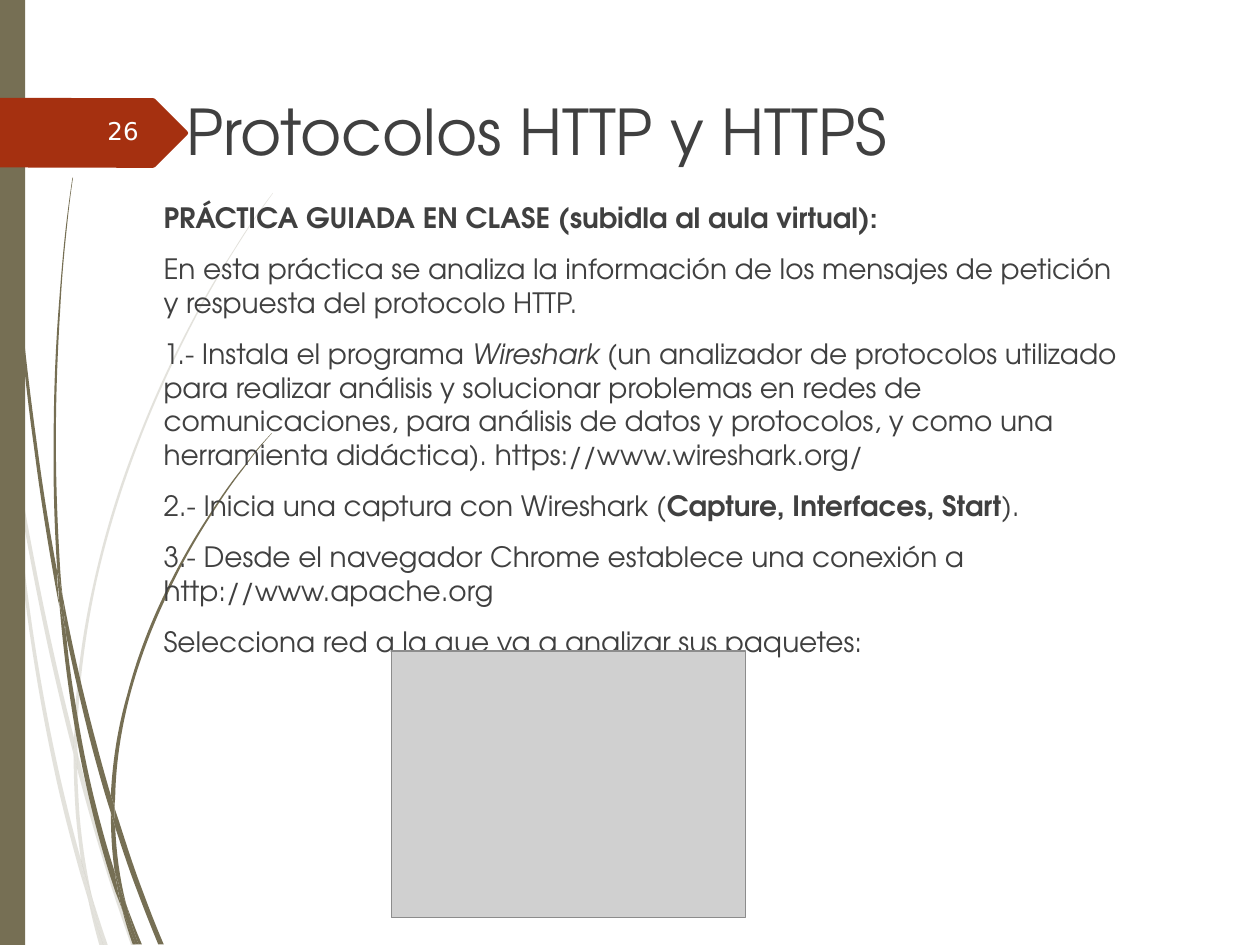
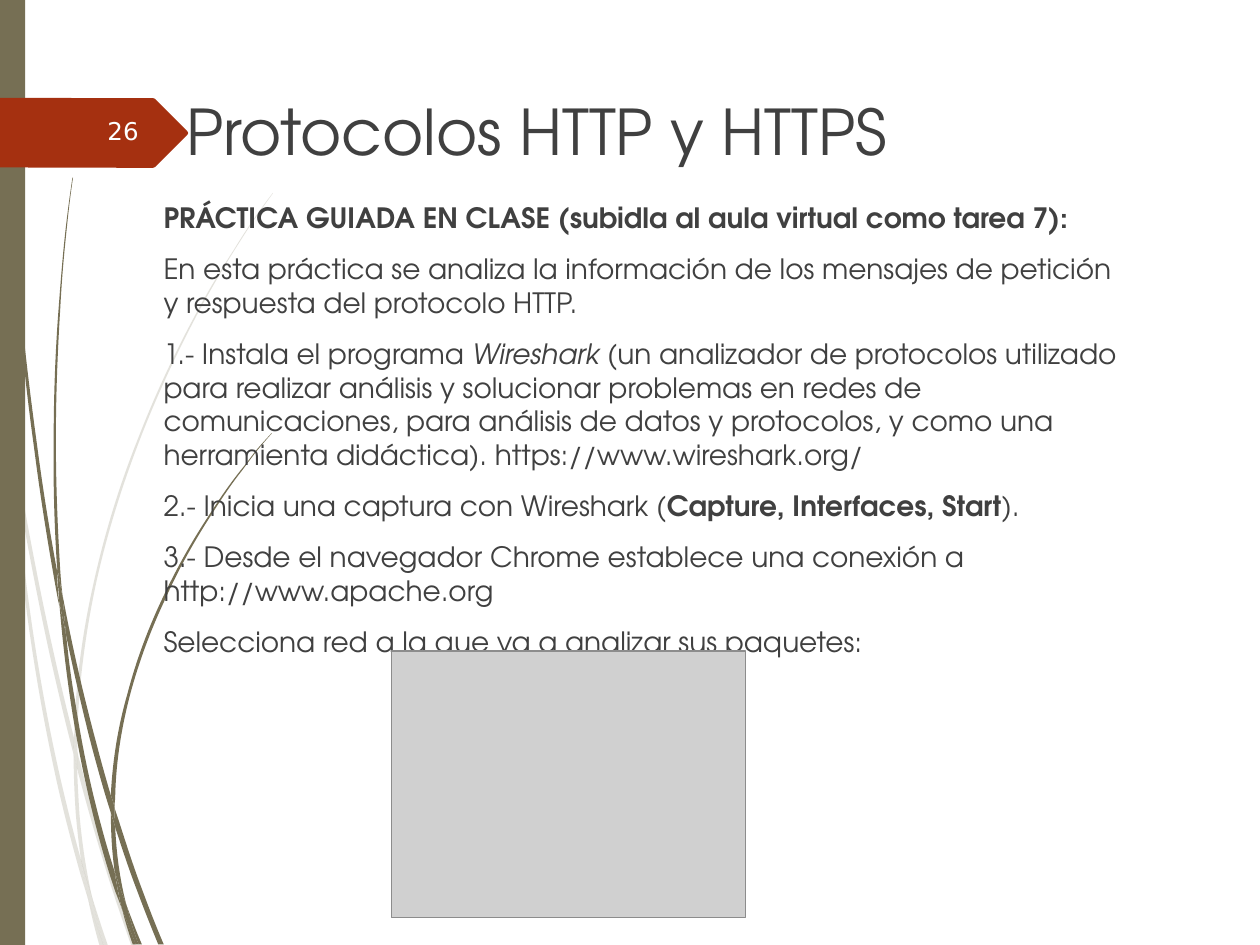
Before and after one commit to ammDAW/daw, a slide deck: slide 26 of 2_DAW/DAW - Beatriz/Unidad2/UT2_Administracion de servidores web.ppt. Drawn at 1260x945 pixels with LibreOffice and Linux fonts; fonts in the diff are those of the drawing; grey boxes stand for pictures; background and template pictures are left out. Boxes give left, top, right and bottom in pixels: in the first picture for what was removed or moved away, otherwise in the second. Text is boxed around its words. In the diff, an @@ line names an element or a change of style, - is before the commit and + after.

```diff
--- a/2_DAW/DAW - Beatriz/Unidad2/UT2_Administracion de servidores web.ppt
+++ b/2_DAW/DAW - Beatriz/Unidad2/UT2_Administracion de servidores web.ppt
@@ text at (164, 200, 1068, 235): text changed @@
-PRÁCTICA GUIADA EN CLASE (subidla al aula virtual):
+PRÁCTICA GUIADA EN CLASE (subidla al aula virtual como tarea 7):
```
Also in this commit, not shown: 1 other slide changed, 11 slides added, 2 other files.
